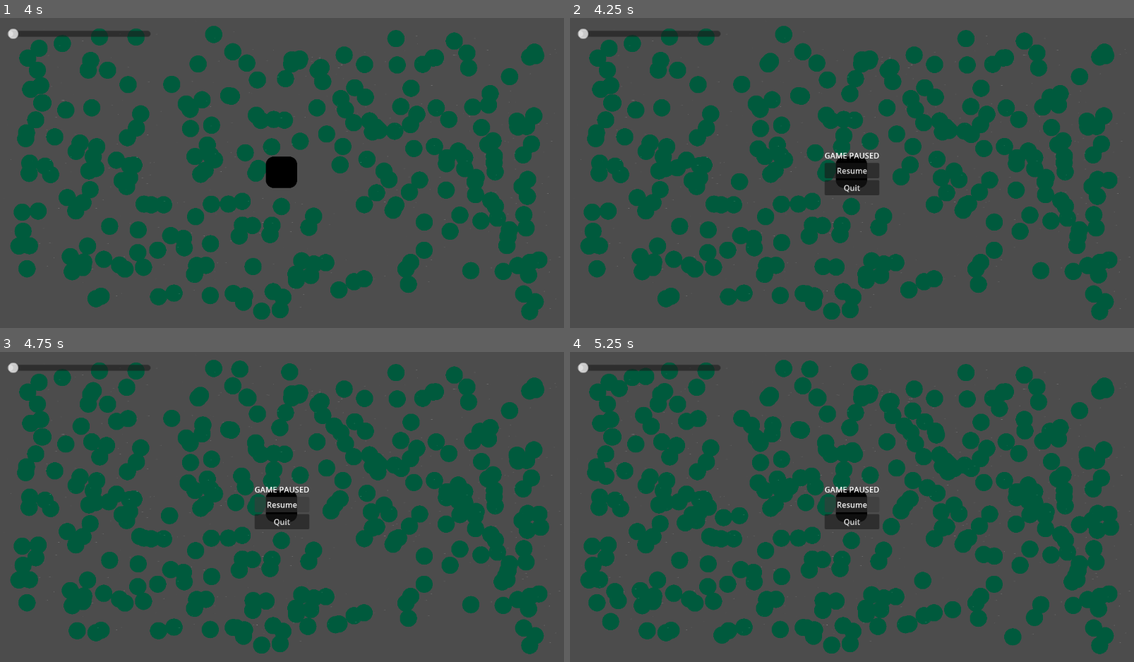
Above: before the commit, frames 1-4 (two rows, left to right).
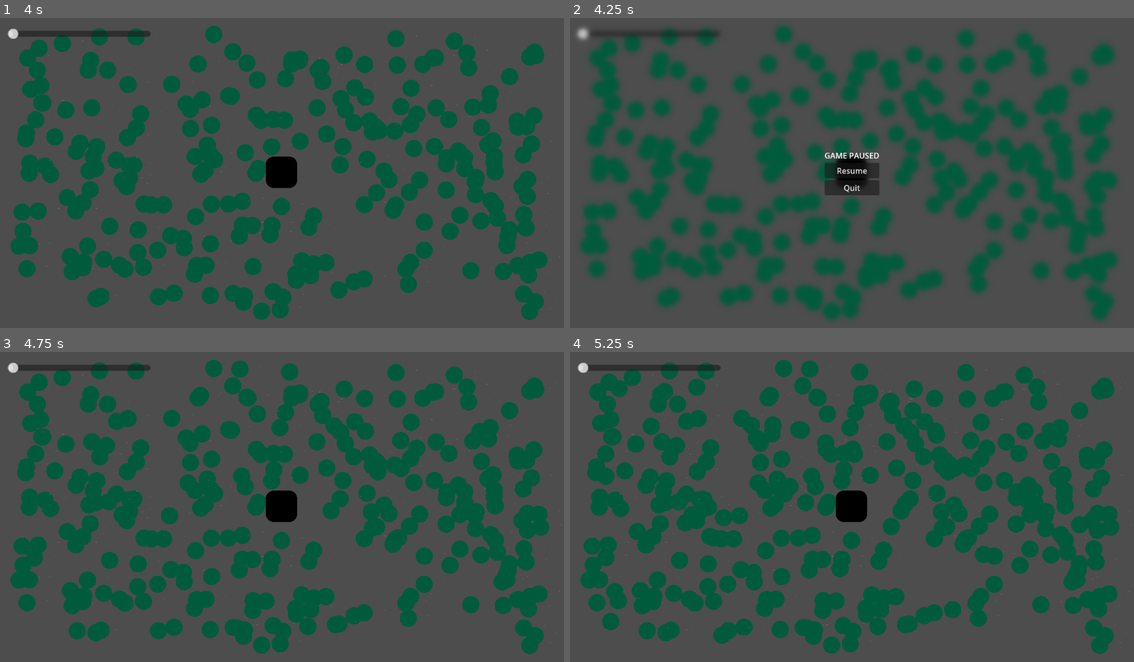
Above: after the commit, the same moments.

Repository: GamerKT4/j-ust-a-nyth-in-g
Game: Godot game, scene res://Scenes/main.tscn
The game is run twice, just before and just after one commit, with the same random seed, the same clock (stepped at 60 frames per second) and the same inputs.
Inputs (mouse positions are in pixels of both pictures, inside the frame that each line leads up to):
- Up to frame 1 (4 s): tap Enter at 0.5 s
- Up to frame 2 (4.25 s): tap Escape (ui_cancel) at 4.15 s
- Up to frame 3 (4.75 s): click "Resume" at 4.25 s
- Up to frame 4 (5.25 s): click (852, 503) at 5 s, where only the run before the commit has a clickable "Resume"

Frame 1 is identical in both runs. In frame 2, 9.1% of the frame differs, in the area x 1-100%, y 2-98%; in frame 3, 1.5%; in frame 4, 1.9%.

Commit message:
fixed pause menu
stops everything and has a Blur in background (really cool)

Diff:
--- /dev/null
+++ b/Assets/PauseMenu.gdshader
@@ -0,0 +1,8 @@
+shader_type canvas_item;
+
+uniform sampler2D screen_texture : hint_screen_texture, filter_linear_mipmap;
+uniform float blur_amount : hint_range(0.0, 5.0) = 2.5;
+
+void fragment() {
+    COLOR = textureLod(screen_texture, SCREEN_UV, blur_amount);
+}
--- a/Scenes/PauseMenu.tscn
+++ b/Scenes/PauseMenu.tscn
@@ -1,9 +1,15 @@
 [gd_scene format=3 uid="uid://48owv62m4jx1"]
 
 [ext_resource type="Script" uid="uid://cmw4cv7fiyuxx" path="res://Scripts/panel_control.gd" id="1_lj4oq"]
+[ext_resource type="Shader" uid="uid://217n7piwipni" path="res://Assets/PauseMenu.gdshader" id="2_qwhev"]
+
+[sub_resource type="ShaderMaterial" id="ShaderMaterial_5w4ur"]
+shader = ExtResource("2_qwhev")
+shader_parameter/blur_amount = 2.5
 
 [node name="PauseMenu" type="CanvasLayer" unique_id=1827473231]
 process_mode = 3
+script = ExtResource("1_lj4oq")
 
 [node name="PanelControl" type="Control" parent="." unique_id=1953015623]
 process_mode = 3
@@ -13,9 +19,9 @@
 anchor_bottom = 1.0
 grow_horizontal = 2
 grow_vertical = 2
-script = ExtResource("1_lj4oq")
 
 [node name="Background" type="ColorRect" parent="PanelControl" unique_id=1687440269]
+material = SubResource("ShaderMaterial_5w4ur")
 layout_mode = 1
 anchors_preset = 15
 anchor_right = 1.0
@@ -50,5 +56,5 @@
 layout_mode = 2
 text = "Quit"
 
-[connection signal="pressed" from="PanelControl/MenuContainer/ResumeButton" to="PanelControl" method="_on_resume_button_pressed"]
-[connection signal="pressed" from="PanelControl/MenuContainer/QuitButton" to="PanelControl" method="_on_quit_button_pressed"]
+[connection signal="pressed" from="PanelControl/MenuContainer/ResumeButton" to="." method="_on_resume_button_pressed"]
+[connection signal="pressed" from="PanelControl/MenuContainer/QuitButton" to="." method="_on_quit_button_pressed"]
--- a/Scenes/main.tscn
+++ b/Scenes/main.tscn
@@ -6,7 +6,7 @@
 [ext_resource type="PackedScene" uid="uid://clmjh4dicufxh" path="res://Scenes/basic_bug.tscn" id="2_8gbba"]
 
 [node name="Main" type="Node2D" unique_id=357547061]
-process_mode = 3
+process_mode = 1
 script = ExtResource("1_jjvhh")
 
 [node name="Camera2D" type="Camera2D" parent="." unique_id=110946340]
--- a/Scripts/main.gd
+++ b/Scripts/main.gd
@@ -1,8 +1,30 @@
 extends Node
 
-func _ready():
+func _ready() -> void:
 	process_mode = Node.PROCESS_MODE_ALWAYS
 
-func _input(e):
-	if e is InputEventKey and e.pressed and e.keycode == KEY_ESCAPE:
-		add_child(load("res://Scenes/PauseMenu.tscn").instantiate())
+func _input(event: InputEvent) -> void:
+	if event.is_action_pressed("ui_cancel") and not has_node("PauseMenu"):
+		pause_game()
+
+func pause_game() -> void:
+	get_tree().paused = true
+	toggle_children_pause(Node.PROCESS_MODE_DISABLED)
+
+	var menu = load("res://Scenes/PauseMenu.tscn").instantiate()
+	menu.name = "PauseMenu"
+	menu.process_mode = Node.PROCESS_MODE_ALWAYS
+	menu.resume_requested.connect(resume_game)
+	add_child(menu)
+
+func resume_game() -> void:
+	get_tree().paused = false
+	if has_node("PauseMenu"):
+		get_node("PauseMenu").queue_free()
+	toggle_children_pause(Node.PROCESS_MODE_INHERIT)
+
+# Freezes or unfreezes every child script and spawner attached to Main
+func toggle_children_pause(mode: ProcessMode) -> void:
+	for child in get_children():
+		if child.name != "PauseMenu":
+			child.process_mode = mode
--- a/Scripts/panel_control.gd
+++ b/Scripts/panel_control.gd
@@ -1,8 +1,9 @@
-extends Node
+extends CanvasLayer
 
-func _ready():
-	process_mode = Node.PROCESS_MODE_ALWAYS
+signal resume_requested
 
-func _input(e):
-	if e is InputEventKey and e.pressed and e.keycode == KEY_ESCAPE:
-		add_child(load("res://Scenes/PauseMenu.tscn").instantiate())
+func _on_resume_button_pressed() -> void:
+	resume_requested.emit()
+
+func _on_quit_button_pressed() -> void:
+	get_tree().quit()
Not shown, added: Assets/PauseMenu.gdshader.uid
